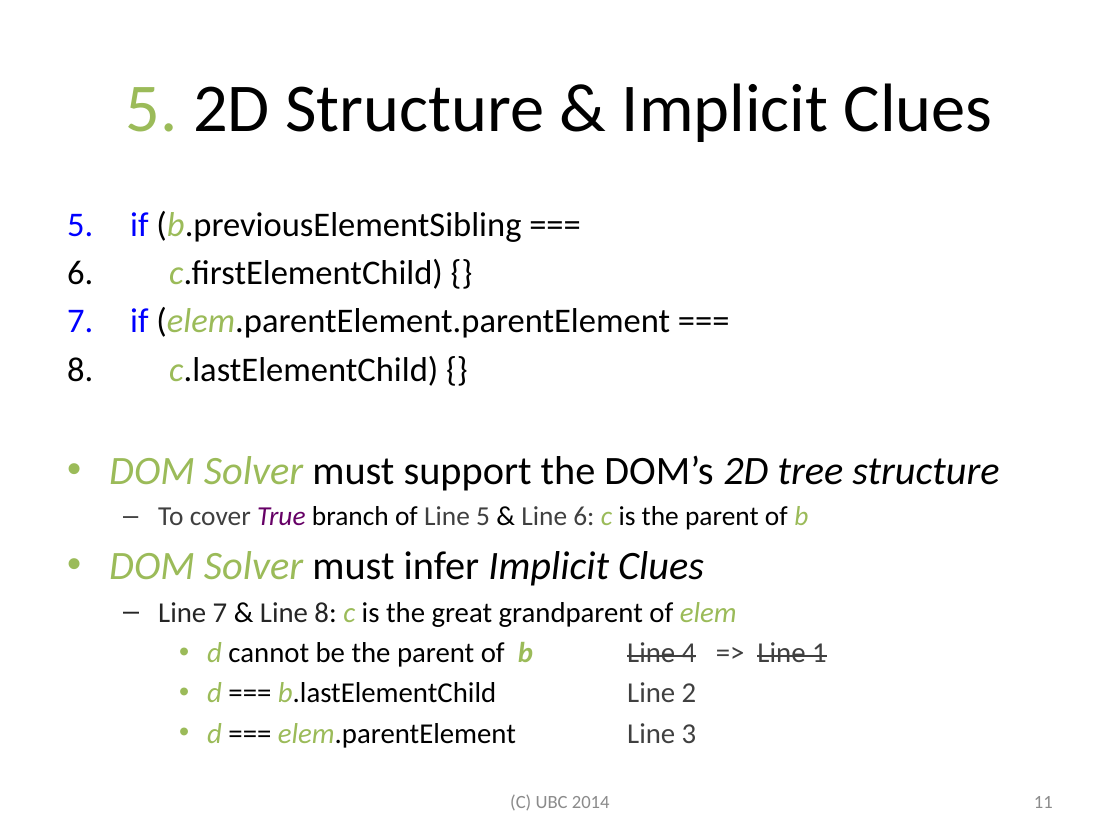
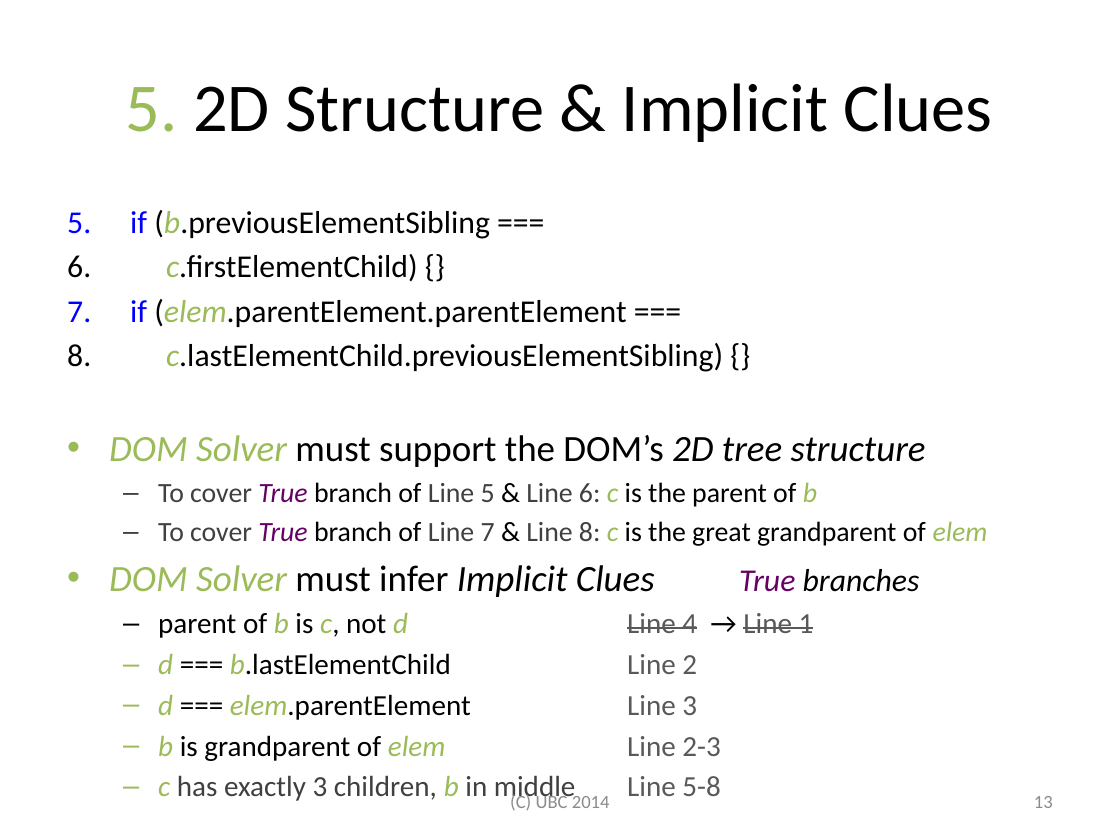
Before and after one commit to jamestklo/ConcolicJS, a slide deck: slide 14 of docs/csRPE-tkloReport.pptx (slide 12 before the commit). Drawn at 1120x840 pixels with LibreOffice and Linux fonts; fonts in the diff are those of the drawing. Boxes give left, top, right and bottom in pixels: in the first picture for what was removed or moved away, otherwise in the second. Text is boxed around its words. In the diff, an @@ line names an element or a change of style, - is before the commit and + after.

Commit message:
added support to do-while loops, 'this' keyword, detecting for setting array.length (have to undecorate value).
GhostBusters still does not run

```diff
--- a/docs/csRPE-tkloReport.pptx
+++ b/docs/csRPE-tkloReport.pptx
@@ text at <box>109,210,926,720</box>: size 22.2 to 20.4 pt in "if (b.previousElementSibling ===", "c.firstElementChild) {}", "if (elem.parentElement.parentElement ==="; size 25.9 to 23.8 pt in "DOM Solver must support the DOM’s 2D ..."; size 17.6 to 17.9 pt in "To cover True branch of Line 5 ..."; size 18.5 to 18.7 pt in "d === b.lastElementChild Line 2", "d === elem.parentElement Line 3"; text colour #404040 to #595959 in "Line 2", "Line 3"; bullet • to –; list level 3 to 2 in "d === b.lastElementChild Line 2"; list level 3 to 2 in "d === elem.parentElement Line 3" @@
@@ text at <box>166,343,723,372</box>: text changed; size 22.2 to 20.4 pt @@
-8. c.lastElementChild) {}
+8. c.lastElementChild.previousElementSibling) {}
@@ text at <box>109,521,988,638</box>: text changed; size 18.5 to 17.9 pt @@
-• DOM Solver must infer Implicit Clues
-  – Line 7 & Line 8: c is the great grandparent of elem
-    • d cannot be the parent of b Line 4 => Line 1
+  – To cover True branch of Line 7 & Line 8: c is the great grandparent of elem
+• DOM Solver must infer Implicit Clues True branches
+  – parent of b is c, not d Line 4 → Line 1
@@ text at <box>158,735,720,804</box>: paragraphs added @@
+  – b is grandparent of elem Line 2-3
+  – c has exactly 3 children, b in middle Line 5-8
@@ page number at <box>1034,796,1053,808</box>: text changed @@
-11
+13
```
Also in this commit, not shown: 24 other slides changed, 5 slides added, 3 slides removed, 7 other files.
